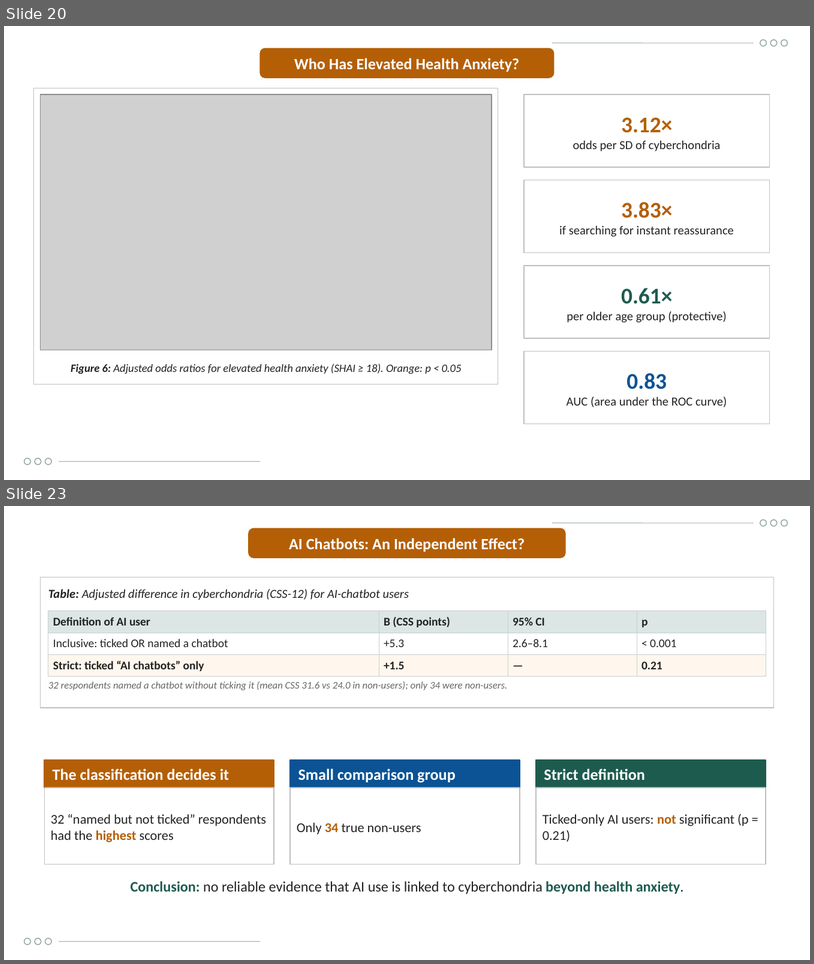
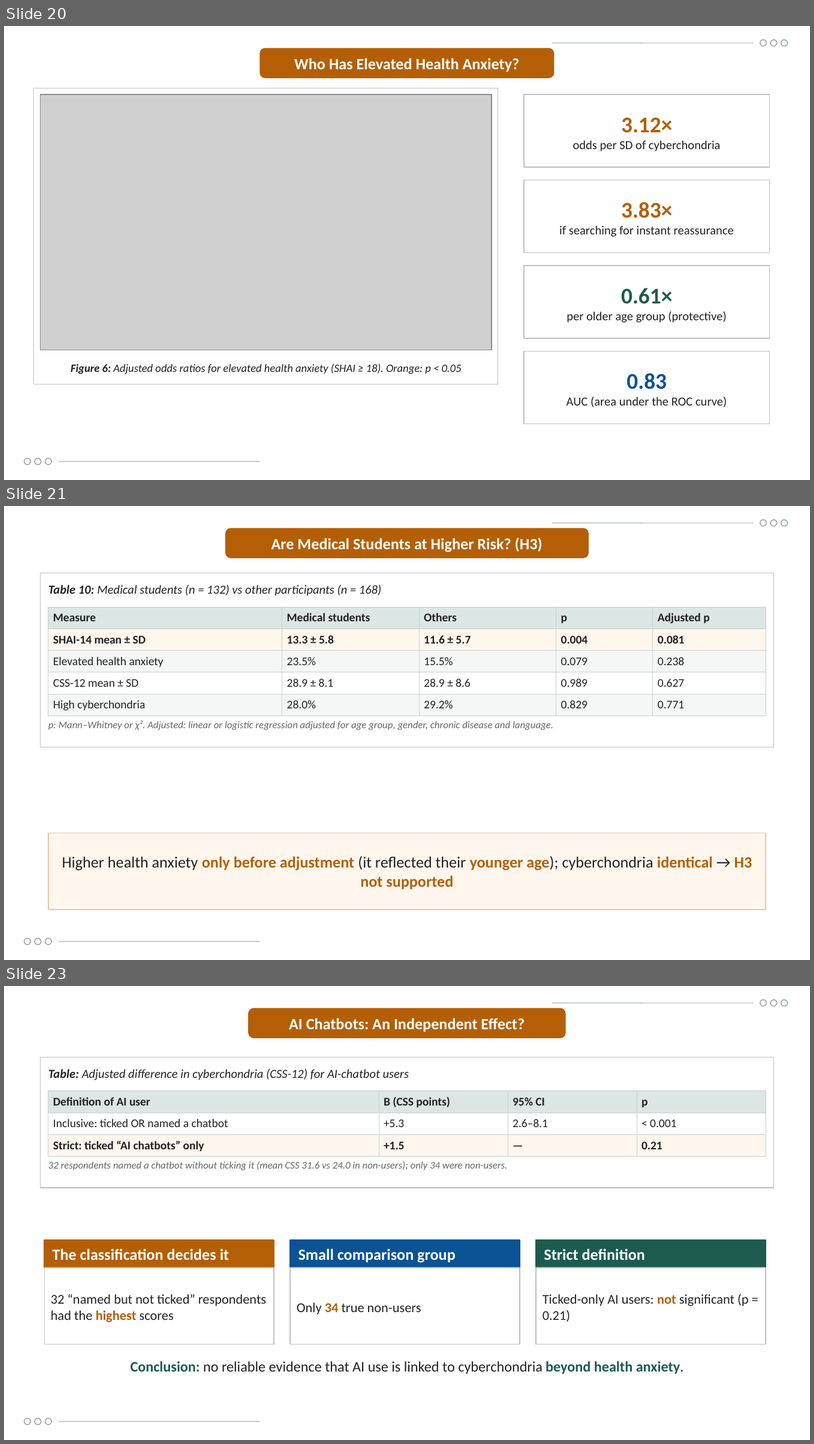
Before and after one commit to Yaseen279/History-Exam, a slide deck: research/output/study/Defence_Presentation_UOBCOM.pptx. Shown one above the other, each under a label of ours: slides 20 and 23 before the commit, slides 20, 21 and 23 after it; the slides between them are not shown. The pictures are 814x964 and 814x1444 pixels, drawn with LibreOffice and Linux fonts; fonts in the diff are those of the drawing; grey boxes stand for pictures; background and template pictures are left out. Boxes give left, top, right and bottom in pixels: in the first picture for what was removed or moved away, otherwise in the second. Text is boxed around its words. In the diff, an @@ line names an element or a change of style, - is before the commit and + after.

```diff
--- a/research/output/study/Defence_Presentation_UOBCOM.pptx
+++ b/research/output/study/Defence_Presentation_UOBCOM.pptx
@@ slide 21 added at (4, 506, 810, 960), background picture (left out) @@
@@ line added from (552, 523) to (754, 523), #8FA39F 0.5 pt @@
@@ ellipse added at (761, 520, 767, 526), outline #8FA39F 0.75 pt @@
@@ ellipse added at (771, 520, 777, 526), outline #8FA39F 0.75 pt @@
@@ ellipse added at (782, 520, 788, 526), outline #8FA39F 0.75 pt @@
@@ rounded rectangle added at (226, 529, 588, 558), fill #B45F06, outline #B45F06 1 pt @@
@@ text added at (272, 537, 543, 552), 14 pt, text #FFFFFF, bold @@
+Are Medical Students at Higher Risk? (H3)
@@ rectangle added at (40, 573, 774, 747), fill #FFFFFF, outline #BFBFBF 0.75 pt @@
@@ text added at (48, 585, 381, 596), 11 pt, text #222222, italic @@
+Table 10: Medical students (n = 132) vs other participants (n = 168)
@@ table added at (48, 607, 766, 713), 5 rows, 5 columns @@
+Measure | Medical students | Others | p | Adjusted p
+SHAI-14 mean ± SD | 13.3 ± 5.8 | 11.6 ± 5.7 | 0.004 | 0.081
+Elevated health anxiety | 23.5% | 15.5% | 0.079 | 0.238
+CSS-12 mean ± SD | 28.9 ± 8.1 | 28.9 ± 8.6 | 0.989 | 0.627
+High cyberchondria | 28.0% | 29.2% | 0.829 | 0.771
@@ text added at (48, 720, 554, 730), 9 pt, text #666666, italic @@
+p: Mann–Whitney or χ². Adjusted: linear or logistic regression adjusted for age group, gender, chronic disease and language.
@@ rectangle added at (48, 832, 766, 909), fill #FFF7ED, outline #E8C9A6 0.75 pt @@
@@ text added at (62, 856, 753, 889), 14 pt, text #B45F06, bold @@
+Higher health anxiety only before adjustment (it reflected their younger age); cyberchondria identical → H3 not supported
@@ ellipse added at (24, 938, 30, 945), outline #8FA39F 0.75 pt @@
@@ ellipse added at (35, 938, 41, 945), outline #8FA39F 0.75 pt @@
@@ ellipse added at (45, 938, 51, 945), outline #8FA39F 0.75 pt @@
@@ line added from (59, 940) to (260, 940), #8FA39F 0.5 pt @@
```
Also in this commit, not shown: 6 slides changed, 1 slide removed, 10 other files.
